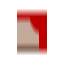
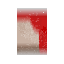
Before/after of a 64 × 64 layered artwork. What changed in the layer stack:
added layer "Layer 7" (20%) above "Layer 6" over <box>17,8,47,55</box>
added layer "Layer 6" above "Layer 5" over <box>17,8,47,55</box>
